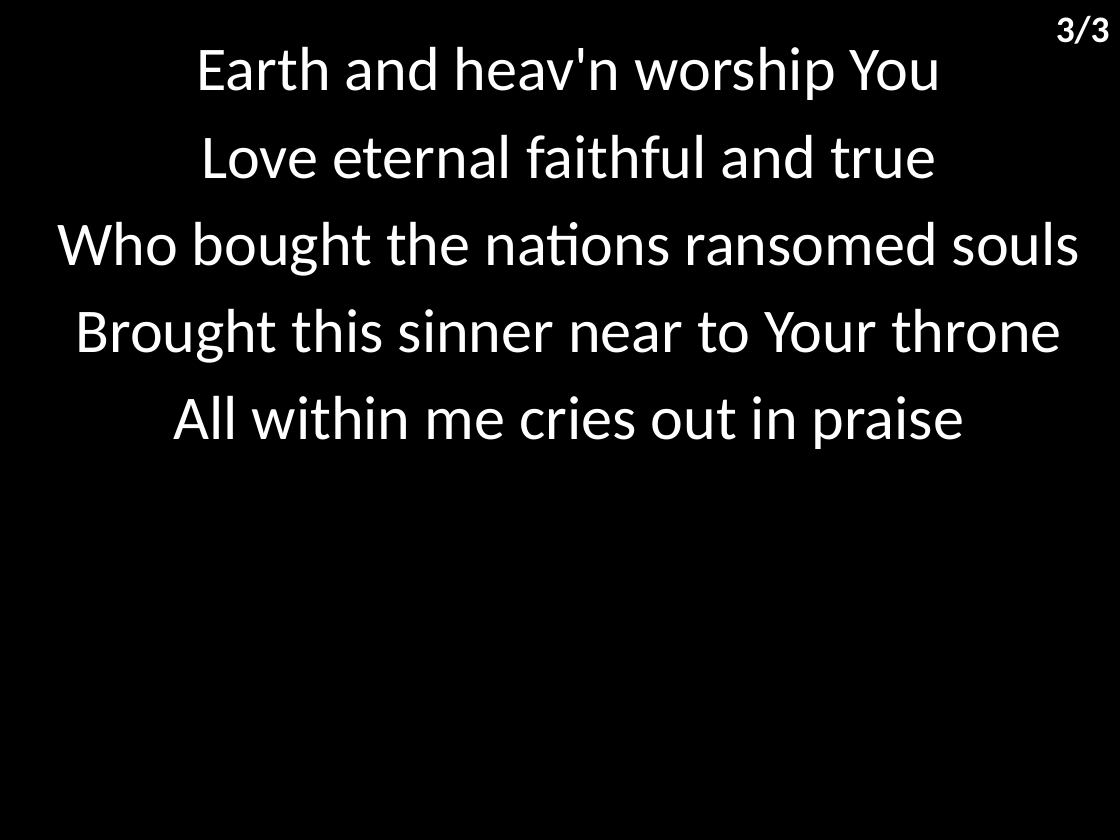
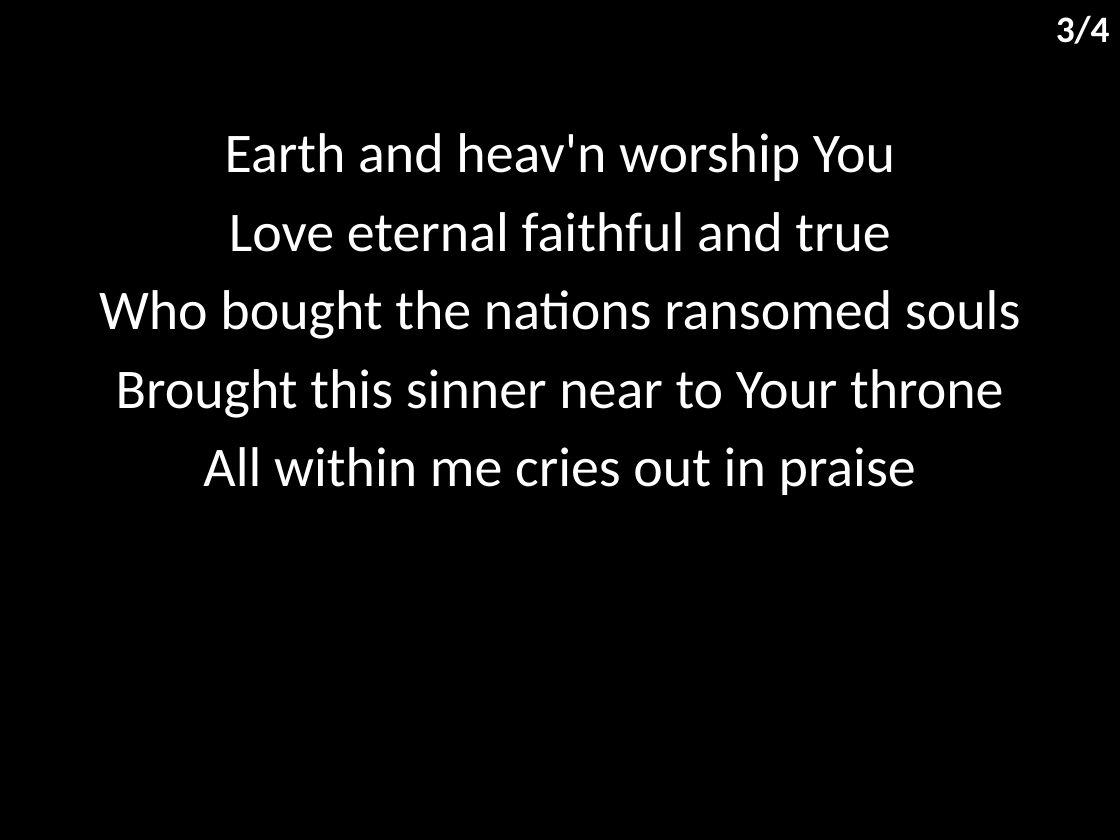
Before and after one commit to hoo-are-ya/worship, a slide deck: slide 4 of docs/songs/king of kings majesty.pptx. Drawn at 1120x840 pixels with LibreOffice and Linux fonts; fonts in the diff are those of the drawing. Boxes give left, top, right and bottom in pixels: in the first picture for what was removed or moved away, otherwise in the second. Text is boxed around its words. In the diff, an @@ line names an element or a change of style, - is before the commit and + after.

```diff
--- a/docs/songs/king of kings majesty.pptx
+++ b/docs/songs/king of kings majesty.pptx
@@ text at box(1056, 15, 1110, 44): text changed @@
-3/3
+3/4
@@ subtitle "Earth and heav'n worship You": place and size @@
-subtitle "Earth and heav'n worship You" at box(57, 46, 1080, 449)
+subtitle "Earth and heav'n worship You" at box(99, 133, 1021, 495)
@@ subtitle "Earth and heav'n worship You" at box(99, 133, 1021, 495): size 40 to 36 pt @@
```
Also in this commit, not shown: 2 other slides changed, 1 slide added, 4 other files.
